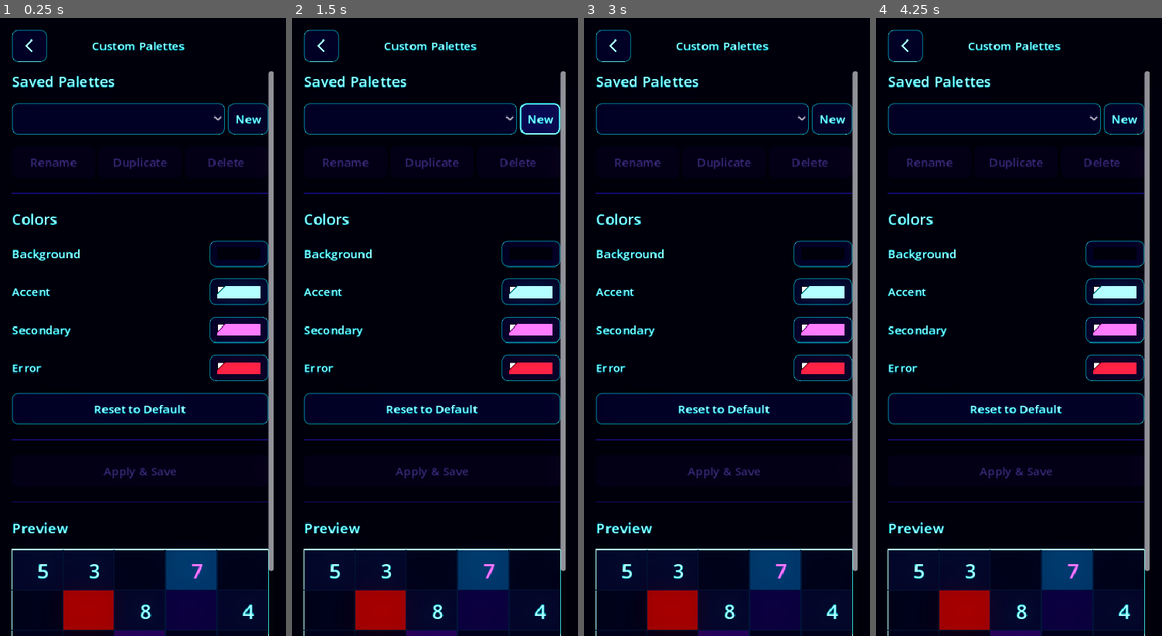
Above: before the commit, frames 1-4 (left to right).
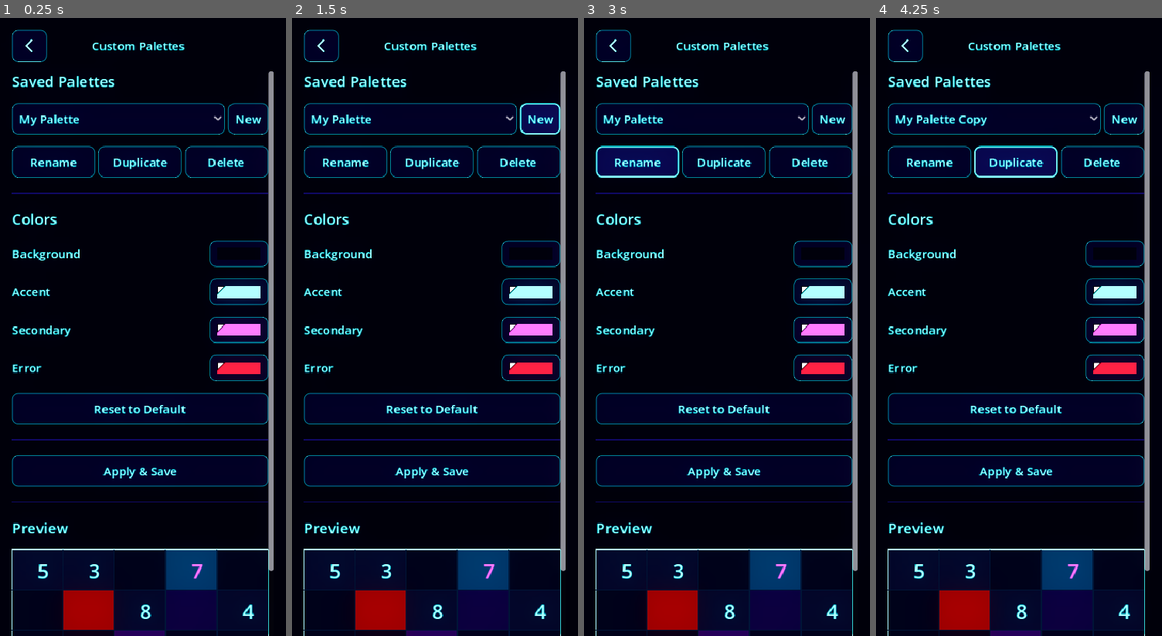
Above: after the commit, the same moments.

Repository: mchambers-mojang/sweet-vinegar-games
Game: Godot game, scene res://scenes/theme_editor.tscn
The game is run twice, just before and just after one commit, with the same random seed, the same clock (stepped at 60 frames per second) and the same inputs. This scene is started directly instead of the project's main scene.
Inputs (mouse positions are in pixels of both pictures, inside the frame that each line leads up to):
- Up to frame 1 (0.25 s): no input
- Up to frame 2 (1.5 s): click (409, 116) at 0.5 s, where only the run after the commit has a clickable "My Palette"; click "New" at 1.25 s
- Up to frame 3 (3 s): click "New" at 2 s; click (638, 160) at 2.75 s, where only the run after the commit has a clickable "Rename"
- Up to frame 4 (4.25 s): click (1016, 160) at 3.5 s, where only the run after the commit has a clickable "Duplicate"

The runs differ from the first frame. In frame 1, 1.8% of the frame differs, in the area x 4-94%, y 15-76%; in frame 2, 1.8%; in frame 3, 3.0%; in frame 4, 3.0%.
Error before the commit: Invalid call. Nonexistent function 'get_vbox' in base 'AcceptDialog'. (res://scripts/theme_editor_screen.gd:432)
Error after the commit: Invalid call. Nonexistent function 'get_vbox' in base 'AcceptDialog'. (res://scripts/theme_editor_screen.gd:444)

Commit message:
fix: auto-create default palette on first theme editor open
Users no longer need to click 'New' before editing. A 'My Palette'
is created automatically if no palettes exist, so the edit-and-save
flow works immediately.

Co-authored-by: Copilot <223556219+Copilot@users.noreply.github.com>

Diff:
--- a/scripts/theme_editor_screen.gd
+++ b/scripts/theme_editor_screen.gd
@@ -27,6 +27,7 @@
 func _ready() -> void:
 	back_button.pressed.connect(_on_back)
 	_build_ui()
+	_ensure_default_palette()
 	_reload_palette_list()
 	_apply_theme()
 	AppTheme.theme_changed.connect(func(_d: bool) -> void: _apply_theme())
@@ -188,6 +189,17 @@
 # ---------------------------------------------------------------------------
 # Palette list management
 # ---------------------------------------------------------------------------
+
+func _ensure_default_palette() -> void:
+	if PlatformSettings.custom_palettes.size() > 0:
+		return
+	var defaults: Dictionary = PlatformSettings.default_palette_colors()
+	PlatformSettings.add_custom_palette(
+		"My Palette",
+		defaults["bg"], defaults["accent"], defaults["secondary"], defaults["error"]
+	)
+	PlatformSettings.save_settings()
+
 
 func _reload_palette_list() -> void:
 	if not _palette_option:
